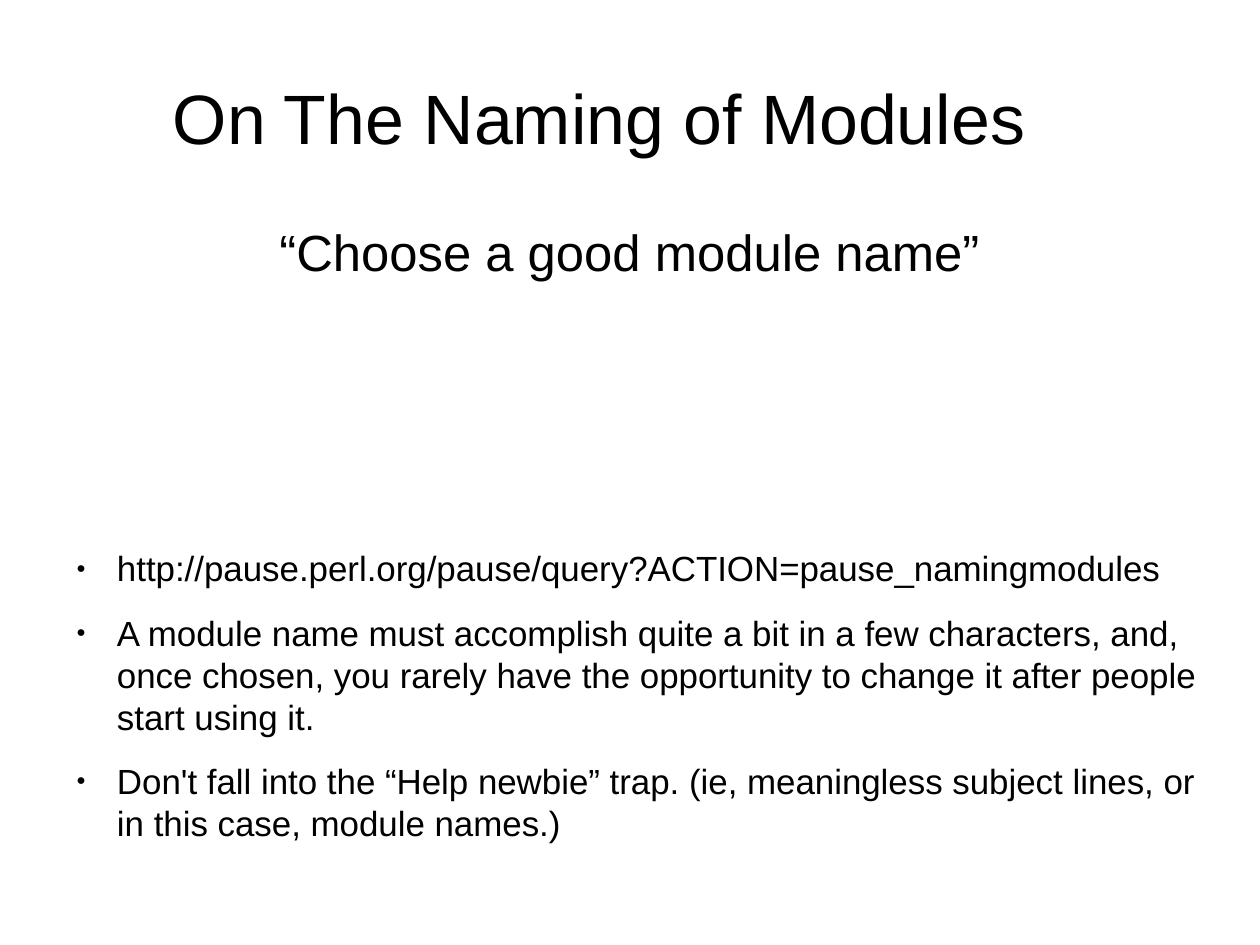
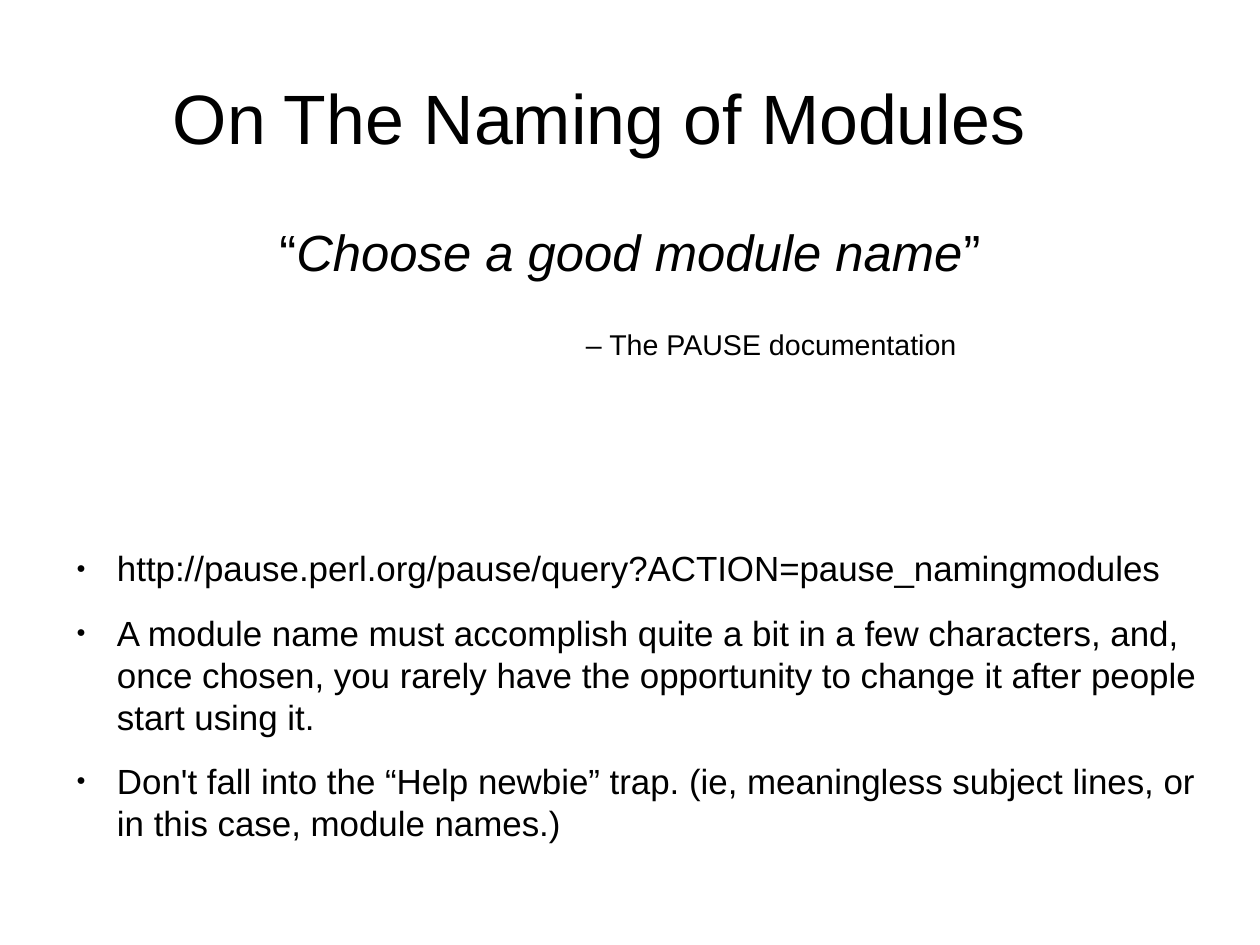
Before and after one commit to daoswald/CPAN-Power-Tools-Talk, a slide deck: slide 9 of PowerTools-I.odp (slide 8 before the commit). Drawn at 1260x945 pixels with LibreOffice and Linux fonts; fonts in the diff are those of the drawing. Boxes give left, top, right and bottom in pixels: in the first picture for what was removed or moved away, otherwise in the second. Text is boxed around its words. In the diff, an @@ line names an element or a change of style, - is before the commit and + after.

```diff
--- a/PowerTools-I.odp
+++ b/PowerTools-I.odp
@@ text at box(279, 234, 980, 282): italic on in "“Choose a good module name”" @@
@@ text at box(609, 334, 956, 356): paragraph added @@
+– The PAUSE documentation
```
Also in this commit, not shown: 2 other slides changed, 1 slide added.
